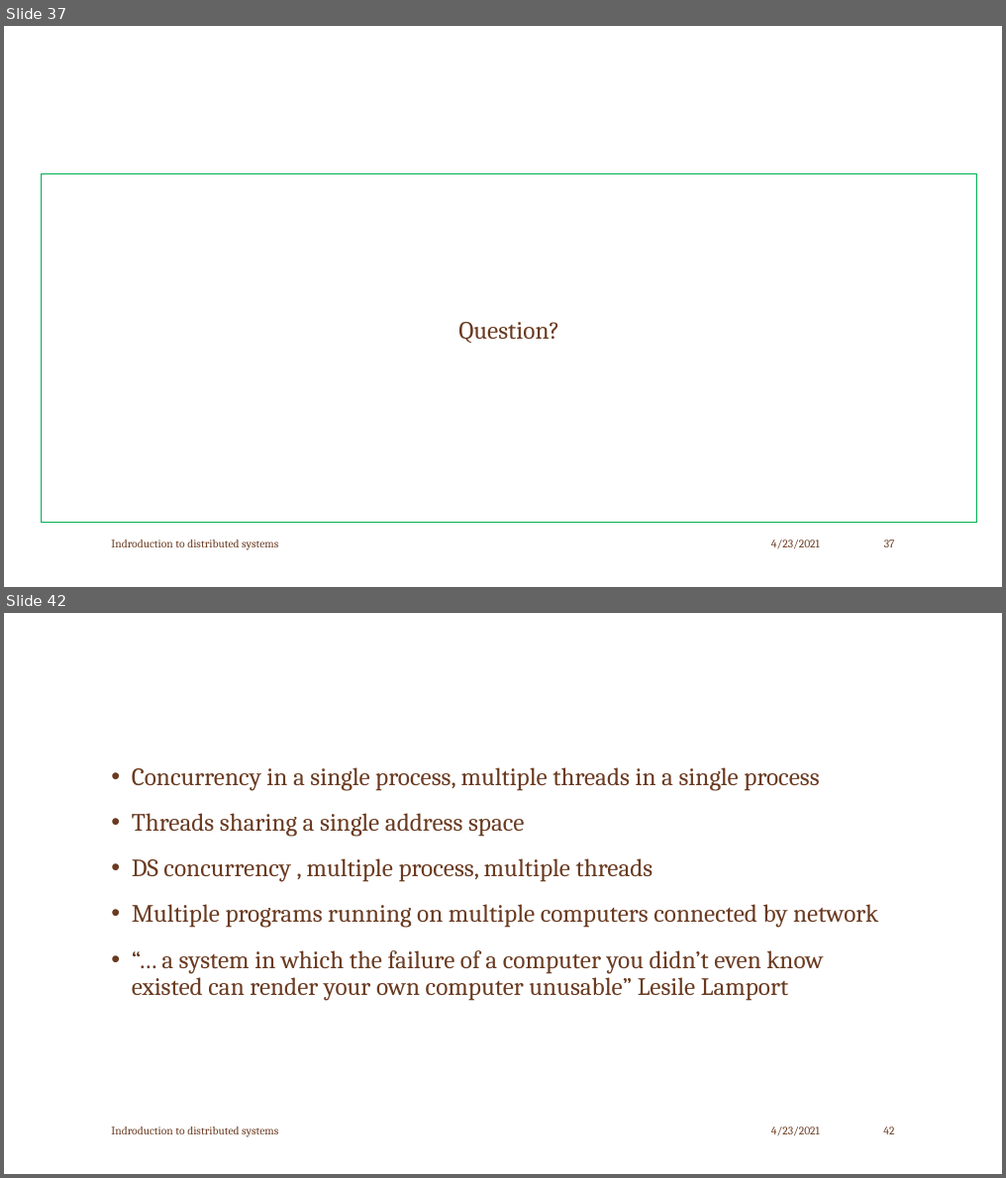
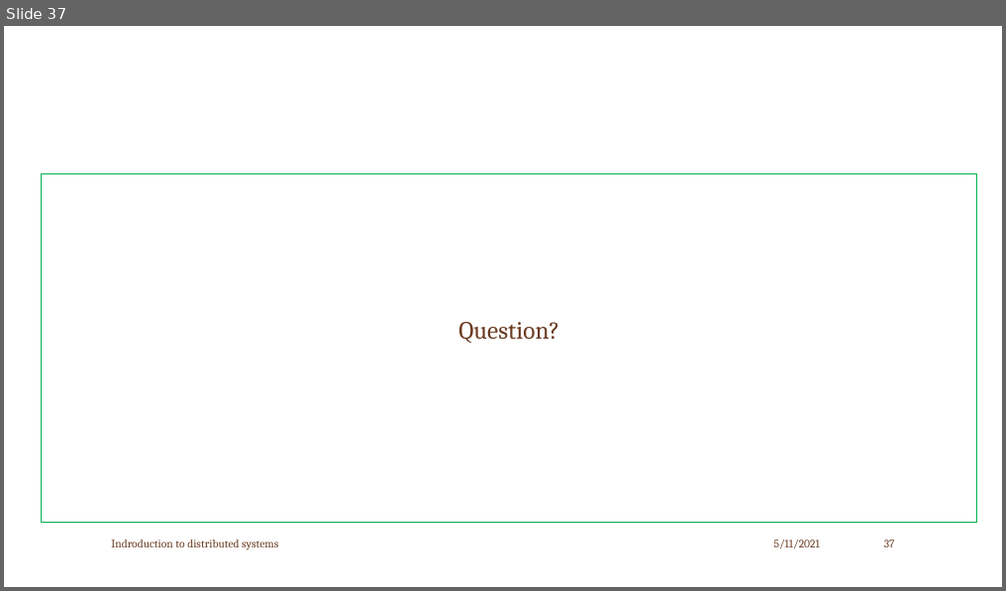
Before and after one commit to girma31/java, a slide deck: Distributed System.pptx. Shown one above the other, each under a label of ours: slides 37 and 42 before the commit, slide 37 after it; the slides between them are not shown. The pictures are 1006x1178 and 1006x591 pixels, drawn with LibreOffice and Linux fonts; fonts in the diff are those of the drawing; background and template pictures are left out. Boxes give left, top, right and bottom in pixels: in the first picture for what was removed or moved away, otherwise in the second. Text is boxed around its words. In the diff, an @@ line names an element or a change of style, - is before the commit and + after.

```diff
--- a/Distributed System.pptx
+++ b/Distributed System.pptx
@@ slide 42 removed at [4,613,1002,1174], background picture (left out) @@
@@ text removed at [132,767,878,1001] @@
-• Concurrency in a single process, multiple threads in a single process
-• Threads sharing a single address space
-• DS concurrency , multiple process, multiple threads
-• Multiple programs running on multiple computers connected by network
-• “… a system in which the failure of a computer you didn’t even know existed can render your own computer unusable” Lesile Lamport
@@ text removed at [111,1127,278,1138] @@
-Indroduction to distributed systems
@@ text removed at [771,1127,820,1137] @@
-4/23/2021
@@ page number removed at [883,1127,894,1135] @@
-42
@@ slide 37 changed as well @@
@@ text at [774,540,820,550]: text changed @@
-4/23/2021
+5/11/2021
```
Also in this commit, not shown: 35 other slides changed, 19 other slides removed.
